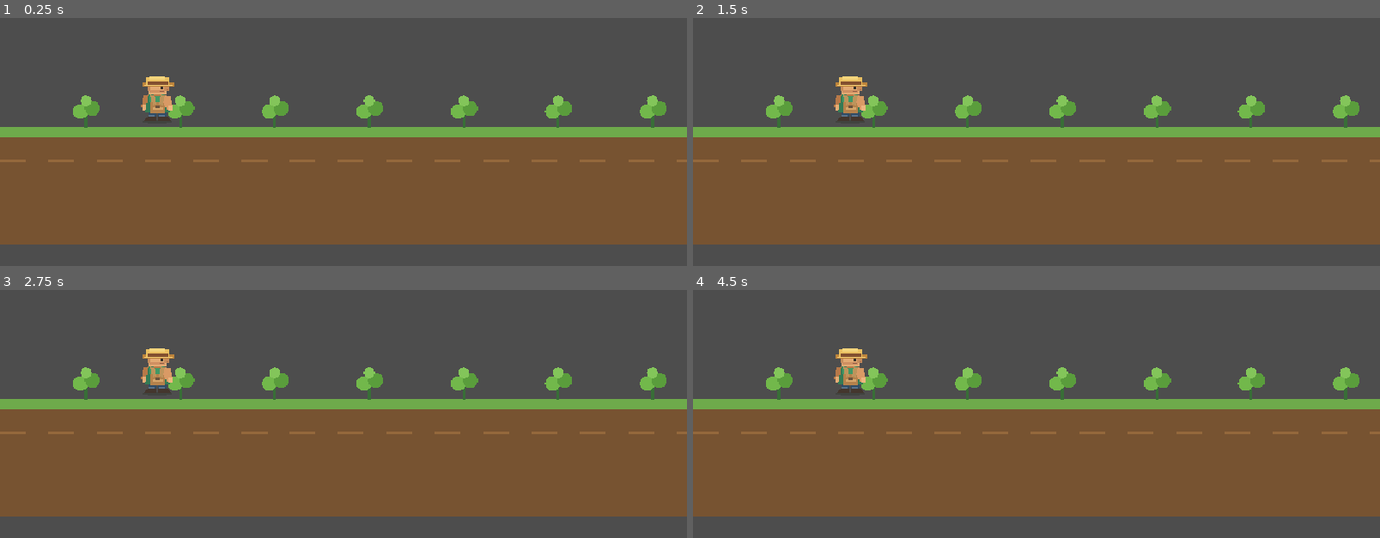
Above: before the commit, frames 1-4 (two rows, left to right).
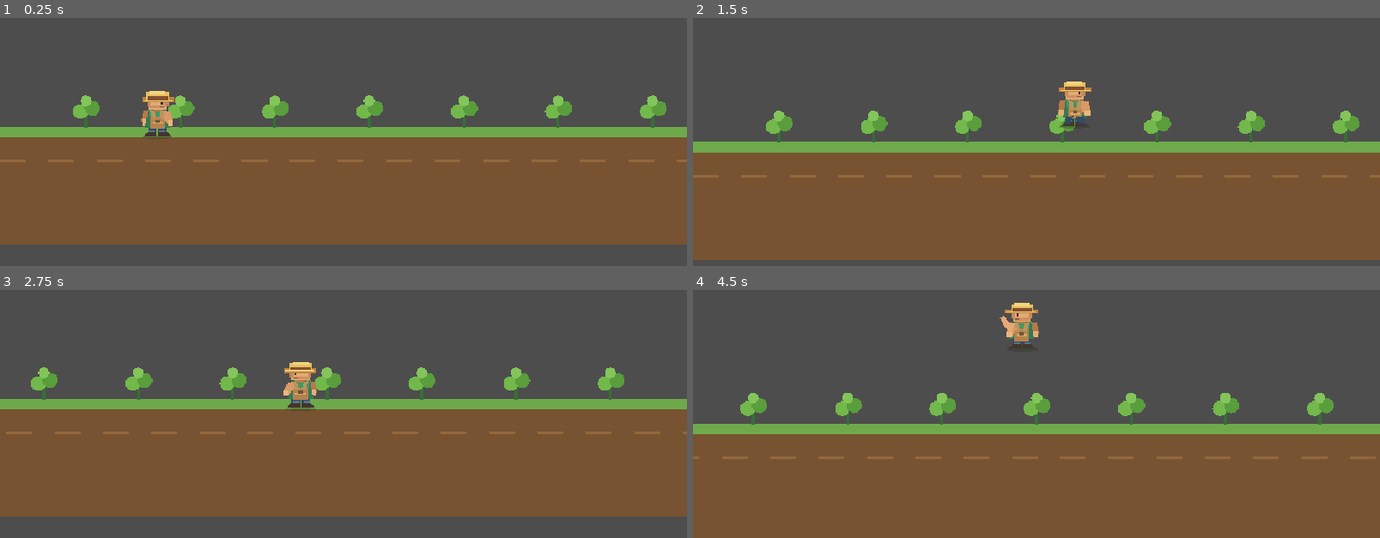
Above: after the commit, the same moments.

Repository: KlozoG-coder/0SW-JeuxVideo
Game: Godot game, scene res://scenes/Main.tscn
Two runs of this game, one before a commit and one after it. Both use one fixed random seed, a clock stepped at 60 frames per second and the inputs below.
Inputs:
- Up to frame 1 (0.25 s): no input
- Up to frame 2 (1.5 s): tap Enter at 0.5 s; hold D (right, bound only after the commit) from 0.53 s (still down); tap J (attack, bound only after the commit) at 0.6 s; tap W (jump, bound only after the commit) at 0.77, 0.8, 1.07, 1.35 s
- Up to frame 3 (2.75 s): tap W (jump, bound only after the commit) at 1.52, 1.82, 2.3 s; tap J (attack, bound only after the commit) at 1.55, 2.1 s; release D (right, bound only after the commit) at 2.03 s; hold A (left, bound only after the commit) from 2.03 s (still down)
- Up to frame 4 (4.5 s): release A (left, bound only after the commit) at 2.78 s; hold D (right, bound only after the commit) 2.78-4.28 s; tap J (attack, bound only after the commit) at 2.85, 4.35 s; tap W (jump, bound only after the commit) at 3.02, 3.32, 3.6, 3.77, 4.07 s; hold A (left, bound only after the commit) from 4.28 s (still down)

The runs differ from the first frame. In frame 1, 0.9% of the frame differs, in the area x 20-26%, y 23-49%; in frame 2, 21%; in frame 3, 5.1%; in frame 4, 26%, in the area x 0-100%, y 5-100%.

Commit message:
input map : fait

Diff:
--- a/Labo02/src/project.godot
+++ b/Labo02/src/project.godot
@@ -24,6 +24,34 @@
 window/size/viewport_height=540
 window/stretch/mode="canvas_items"
 
+[input]
+
+left={
+"deadzone": 0.5,
+"events": [Object(InputEventKey,"resource_local_to_scene":false,"resource_name":"","device":16,"window_id":0,"alt_pressed":false,"shift_pressed":false,"ctrl_pressed":false,"meta_pressed":false,"pressed":false,"keycode":0,"physical_keycode":65,"key_label":0,"unicode":0,"location":0,"echo":false,"script":null)
+, Object(InputEventKey,"resource_local_to_scene":false,"resource_name":"","device":16,"window_id":0,"alt_pressed":false,"shift_pressed":false,"ctrl_pressed":false,"meta_pressed":false,"pressed":false,"keycode":0,"physical_keycode":4194319,"key_label":0,"unicode":0,"location":0,"echo":false,"script":null)
+]
+}
+right={
+"deadzone": 0.5,
+"events": [Object(InputEventKey,"resource_local_to_scene":false,"resource_name":"","device":16,"window_id":0,"alt_pressed":false,"shift_pressed":false,"ctrl_pressed":false,"meta_pressed":false,"pressed":false,"keycode":0,"physical_keycode":68,"key_label":0,"unicode":0,"location":0,"echo":false,"script":null)
+, Object(InputEventKey,"resource_local_to_scene":false,"resource_name":"","device":16,"window_id":0,"alt_pressed":false,"shift_pressed":false,"ctrl_pressed":false,"meta_pressed":false,"pressed":false,"keycode":0,"physical_keycode":4194321,"key_label":0,"unicode":0,"location":0,"echo":false,"script":null)
+]
+}
+jump={
+"deadzone": 0.5,
+"events": [Object(InputEventKey,"resource_local_to_scene":false,"resource_name":"","device":16,"window_id":0,"alt_pressed":false,"shift_pressed":false,"ctrl_pressed":false,"meta_pressed":false,"pressed":false,"keycode":0,"physical_keycode":87,"key_label":0,"unicode":0,"location":0,"echo":false,"script":null)
+, Object(InputEventKey,"resource_local_to_scene":false,"resource_name":"","device":16,"window_id":0,"alt_pressed":false,"shift_pressed":false,"ctrl_pressed":false,"meta_pressed":false,"pressed":false,"keycode":0,"physical_keycode":32,"key_label":0,"unicode":0,"location":0,"echo":false,"script":null)
+, Object(InputEventKey,"resource_local_to_scene":false,"resource_name":"","device":16,"window_id":0,"alt_pressed":false,"shift_pressed":false,"ctrl_pressed":false,"meta_pressed":false,"pressed":false,"keycode":0,"physical_keycode":4194320,"key_label":0,"unicode":0,"location":0,"echo":false,"script":null)
+]
+}
+attack={
+"deadzone": 0.5,
+"events": [Object(InputEventKey,"resource_local_to_scene":false,"resource_name":"","device":16,"window_id":0,"alt_pressed":false,"shift_pressed":false,"ctrl_pressed":false,"meta_pressed":false,"pressed":false,"keycode":0,"physical_keycode":74,"key_label":0,"unicode":0,"location":0,"echo":false,"script":null)
+, Object(InputEventMouseButton,"resource_local_to_scene":false,"resource_name":"","device":32,"window_id":0,"alt_pressed":false,"shift_pressed":false,"ctrl_pressed":false,"meta_pressed":false,"button_mask":0,"position":Vector2(0, 0),"global_position":Vector2(0, 0),"factor":1.0,"button_index":1,"canceled":false,"pressed":false,"double_click":false,"script":null)
+]
+}
+
 [rendering]
 
 textures/canvas_textures/default_texture_filter=0
--- a/Labo02/src/scripts/field.gd
+++ b/Labo02/src/scripts/field.gd
@@ -2,12 +2,12 @@
 
 # Décor minimal : sol et rangées de cultures, sans menu ni système de score.
 func _draw() -> void:
-    draw_rect(Rect2(0, 180, 2400, 110), Color("#775331"))
-    draw_rect(Rect2(0, 180, 2400, 10), Color("#6eaa4b"))
-    for x in range(80, 2370, 88):
-        draw_line(Vector2(x, 181), Vector2(x, 161), Color("#386e37"), 3.0)
-        draw_circle(Vector2(x - 5, 166), 7.0, Color("#72b84b"))
-        draw_circle(Vector2(x + 6, 163), 7.0, Color("#5a9d3c"))
-        draw_circle(Vector2(x, 156), 5.0, Color("#83c55a"))
-    for x in range(0, 2400, 45):
-        draw_line(Vector2(x, 212), Vector2(x + 24, 212), Color("#94683c"), 2.0)
+	draw_rect(Rect2(0, 180, 2400, 110), Color("#775331"))
+	draw_rect(Rect2(0, 180, 2400, 10), Color("#6eaa4b"))
+	for x in range(80, 2370, 88):
+		draw_line(Vector2(x, 181), Vector2(x, 161), Color("#386e37"), 3.0)
+		draw_circle(Vector2(x - 5, 166), 7.0, Color("#72b84b"))
+		draw_circle(Vector2(x + 6, 163), 7.0, Color("#5a9d3c"))
+		draw_circle(Vector2(x, 156), 5.0, Color("#83c55a"))
+	for x in range(0, 2400, 45):
+		draw_line(Vector2(x, 212), Vector2(x + 24, 212), Color("#94683c"), 2.0)
--- a/Labo02/src/scripts/player.gd
+++ b/Labo02/src/scripts/player.gd
@@ -1,27 +1,52 @@
 class_name Player
 extends CharacterBody2D
 
+const SPEED: float = 220.0
+const JUMP_FORCE: float = -400.0
+const GRAVITY: float = 1050.0
+
+@onready var sprite: Sprite2D = $Sprite2D
 @onready var anim: AnimationPlayer = $AnimationPlayer
 
 func _ready() -> void:
-    _create_animations()
-    anim.play("Idle")
+	_create_animations()
+	anim.play("Idle")
+
+func _physics_process(delta: float) -> void:
+	if not is_on_floor():
+		velocity.y += GRAVITY * delta
+	if Input.is_action_just_pressed("jump") and is_on_floor():
+		velocity.y = JUMP_FORCE
+	var direction: float = Input.get_axis("left", "right")
+	velocity.x = direction * SPEED
+	if direction != 0.0:
+		sprite.flip_h = direction < 0.0
+	move_and_slide()
+	if Input.is_action_just_pressed("attack"):
+		anim.play("attack")
+	elif anim.current_animation != "attack" or not anim.is_playing():
+		if not is_on_floor():
+			anim.play("Jump" if velocity.y < 0 else "Fall")
+		elif direction != 0:
+			anim.play("Run")
+		else:
+			anim.play("Idle")
 
 func _create_animations() -> void:
-    # 8 colonnes x 5 lignes: Idle, Run, Jump, Fall, attack.
-    var library := AnimationLibrary.new()
-    var definitions := {"Idle": [0, 8, 0.14, true], "Run": [8, 8, 0.09, true], "Jump": [16, 1, 0.12, false], "Fall": [24, 1, 0.12, false], "attack": [32, 8, 0.07, false]}
-    for animation_name in definitions:
-        var values: Array = definitions[animation_name]
-        var animation := Animation.new()
-        var frame_count: int = values[1]
-        var step: float = values[2]
-        animation.length = maxf(frame_count * step, 0.12)
-        animation.loop_mode = Animation.LOOP_LINEAR if values[3] else Animation.LOOP_NONE
-        var track: int = animation.add_track(Animation.TYPE_VALUE)
-        animation.track_set_path(track, NodePath("Sprite2D:frame"))
-        animation.value_track_set_update_mode(track, Animation.UPDATE_DISCRETE)
-        for i in range(frame_count):
-            animation.track_insert_key(track, i * step, values[0] + i)
-        library.add_animation(animation_name, animation)
-    anim.add_animation_library("", library)
+	# 8 colonnes x 5 lignes: Idle, Run, Jump, Fall, attack.
+	var library := AnimationLibrary.new()
+	var definitions := {"Idle": [0, 8, 0.14, true], "Run": [8, 8, 0.09, true], "Jump": [16, 1, 0.12, false], "Fall": [24, 1, 0.12, false], "attack": [32, 8, 0.07, false]}
+	for animation_name in definitions:
+		var values: Array = definitions[animation_name]
+		var animation := Animation.new()
+		var frame_count: int = values[1]
+		var step: float = values[2]
+		animation.length = maxf(frame_count * step, 0.12)
+		animation.loop_mode = Animation.LOOP_LINEAR if values[3] else Animation.LOOP_NONE
+		var track: int = animation.add_track(Animation.TYPE_VALUE)
+		animation.track_set_path(track, NodePath("Sprite2D:frame"))
+		animation.value_track_set_update_mode(track, Animation.UPDATE_DISCRETE)
+		for i in range(frame_count):
+			animation.track_insert_key(track, i * step, values[0] + i)
+		library.add_animation(animation_name, animation)
+	anim.add_animation_library("", library)
Not shown, changed: Labo02/src/scripts/player.gd.uid
